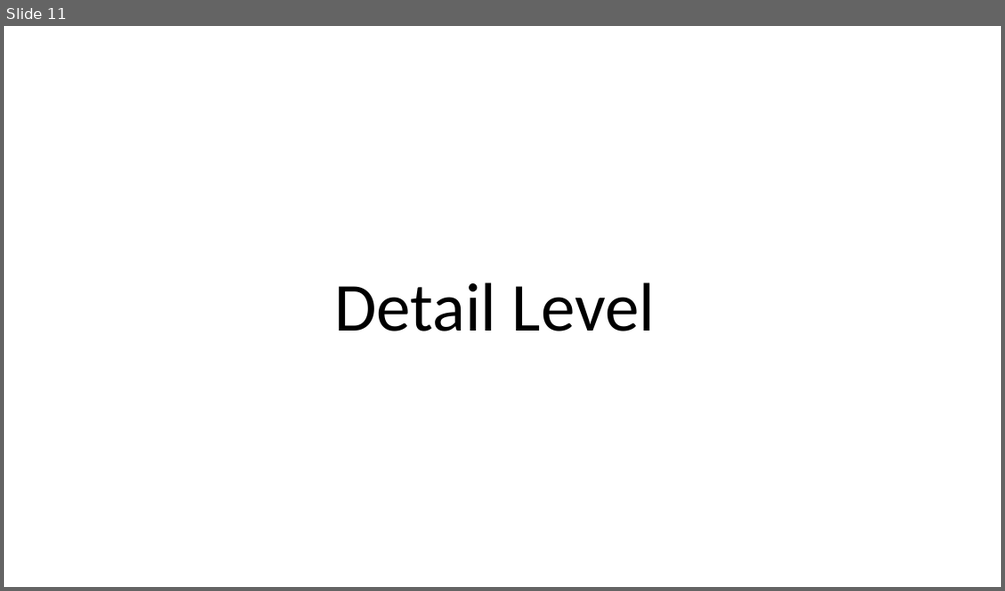
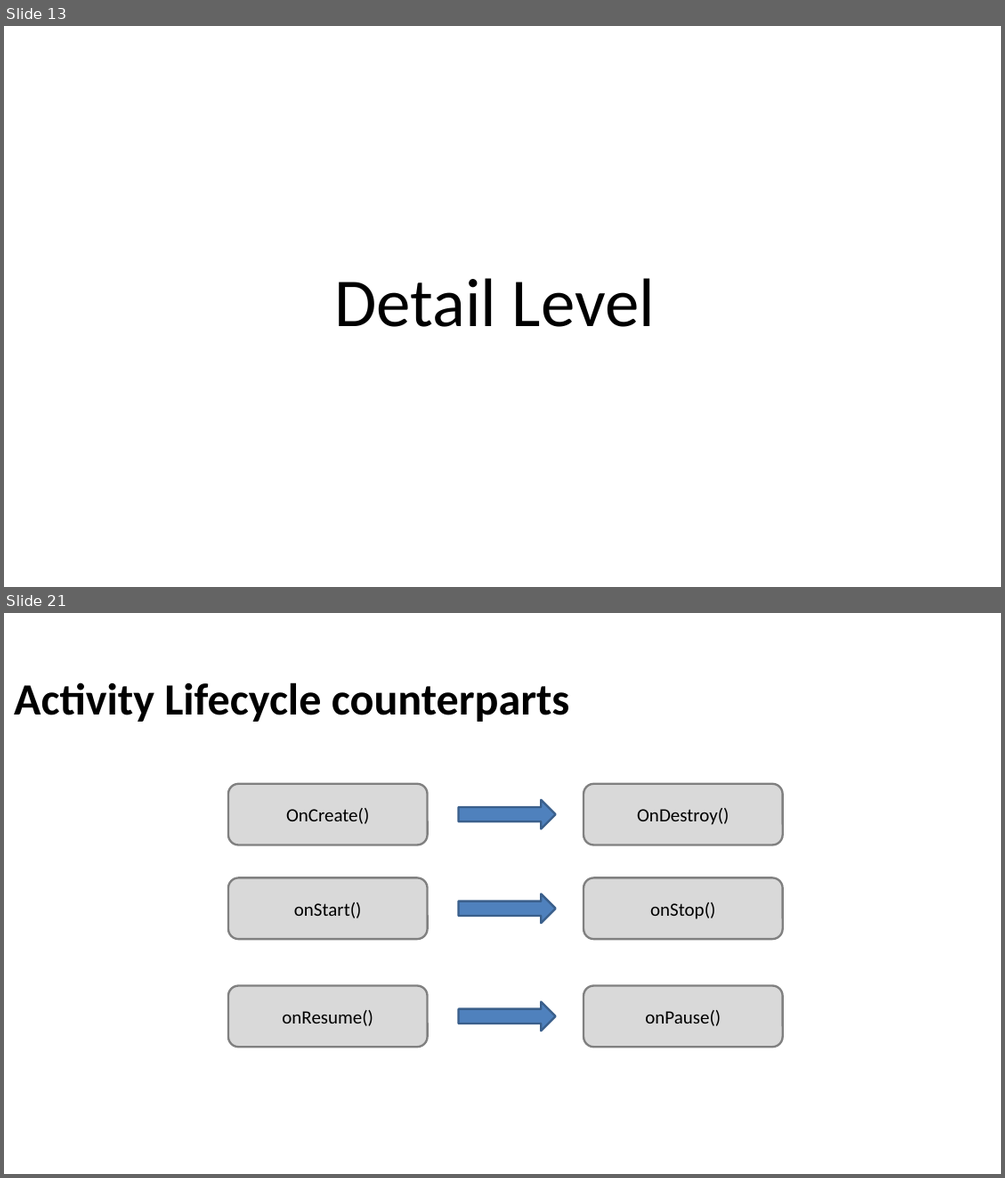
Before and after one commit to Batch-xx/Android-Lunch-Learn, a slide deck: slides/Android Studio_Activities_Fragments.pptx. Shown one above the other, each under a label of ours: slide 11 before the commit, slides 13 and 21 after it; the slides between them are not shown. The pictures are 1005x591 and 1005x1178 pixels, drawn with LibreOffice and Linux fonts; fonts in the diff are those of the drawing; background and template pictures are left out. Boxes give left, top, right and bottom in pixels: in the first picture for what was removed or moved away, otherwise in the second. Text is boxed around its words. In the diff, an @@ line names an element or a change of style, - is before the commit and + after.

Commit message:
Added activity lifecycle and template

```diff
--- a/slides/Android Studio_Activities_Fragments.pptx
+++ b/slides/Android Studio_Activities_Fragments.pptx
@@ slide 21 added at box(4, 613, 1001, 1174), background picture (left out) @@
@@ title added at box(14, 682, 570, 722), 43 pt, text #000000, bold @@
+Activity Lifecycle counterparts
@@ rounded rectangle added at box(228, 784, 428, 844), fill #D9D9D9, outline #808080 2 pt, 18 pt, text #000000 @@
+OnCreate()
@@ rounded rectangle added at box(583, 784, 783, 844), fill #D9D9D9, outline #808080 2 pt, 18 pt, text #000000 @@
+OnDestroy()
@@ right arrow added at box(459, 800, 556, 829), fill #4F81BD, outline #3A5F8C 2 pt @@
@@ rounded rectangle added at box(228, 877, 428, 939), fill #D9D9D9, outline #808080 2 pt, 18 pt, text #000000 @@
+onStart()
@@ rounded rectangle added at box(583, 877, 783, 939), fill #D9D9D9, outline #808080 2 pt, 18 pt, text #000000 @@
+onStop()
@@ right arrow added at box(459, 894, 556, 924), fill #4F81BD, outline #3A5F8C 2 pt @@
@@ rounded rectangle added at box(228, 985, 428, 1046), fill #D9D9D9, outline #808080 2 pt, 18 pt, text #000000 @@
+onResume()
@@ rounded rectangle added at box(583, 985, 783, 1046), fill #D9D9D9, outline #808080 2 pt, 18 pt, text #000000 @@
+onPause()
@@ right arrow added at box(459, 1002, 556, 1031), fill #4F81BD, outline #3A5F8C 2 pt @@
@@ what was slide 11 is now slide 13 @@
@@ slide 13 changed as well @@
@@ text "Detail Level" at box(334, 278, 655, 327): line spacing 0.9 to 1; more space between paragraphs @@
```
Also in this commit, not shown: 11 other slides changed, 9 other slides added, 1 slide removed, 2 other files.
